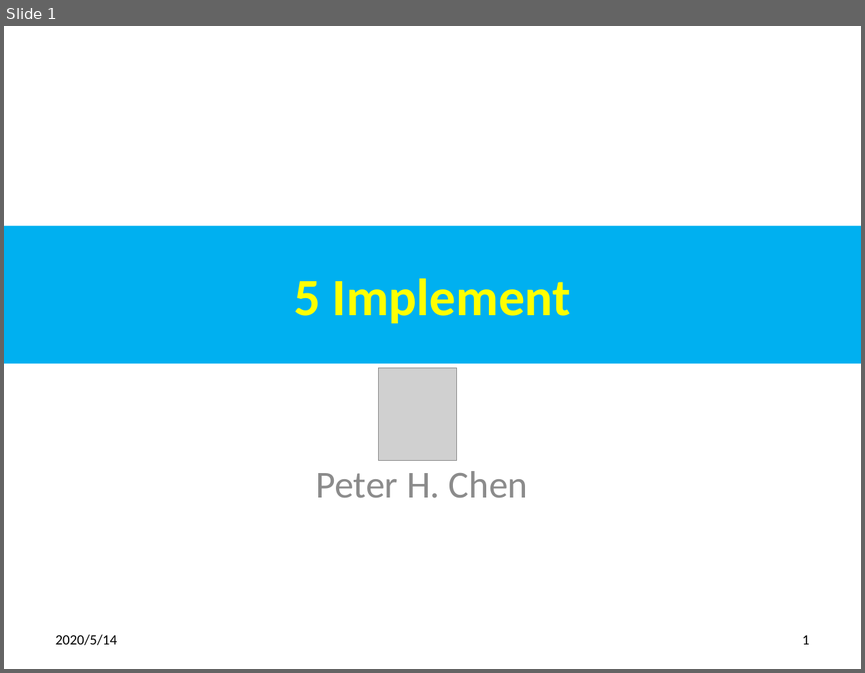
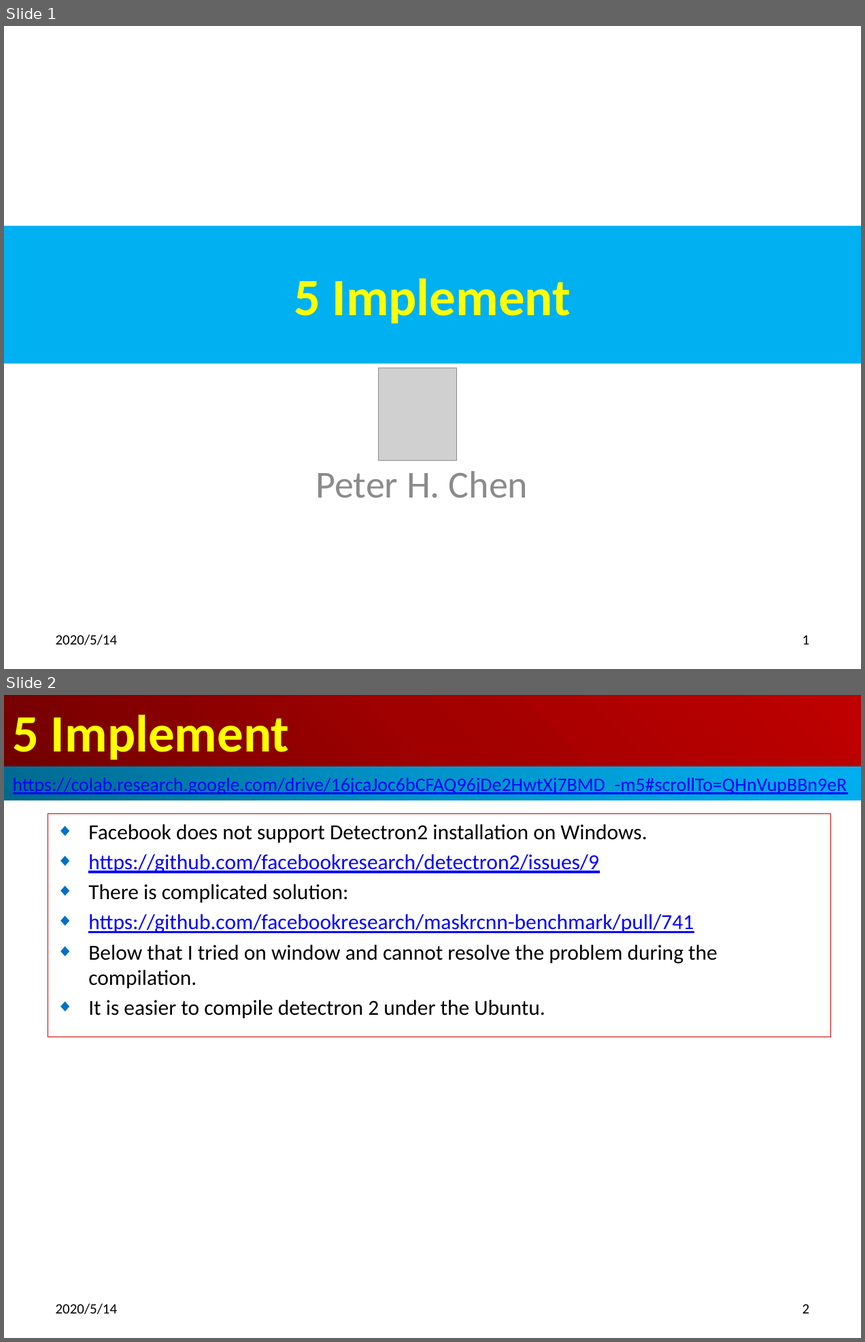
Before and after one commit to peterhchen/1000_PyTorch_FacialRecognition, a slide deck: 05_Implement.pptx. Shown one above the other, each under a label of ours: slide 1 before the commit, slides 1 and 2 after it. The pictures are 865x673 and 865x1342 pixels, drawn with LibreOffice and Linux fonts; fonts in the diff are those of the drawing; grey boxes stand for pictures. Boxes give left, top, right and bottom in pixels: in the first picture for what was removed or moved away, otherwise in the second. Text is boxed around its words. In the diff, an @@ line names an element or a change of style, - is before the commit and + after.

```diff
--- a/05_Implement.pptx
+++ b/05_Implement.pptx
@@ slide 2 added at [4,695,861,1338], background #FFFFFF @@
@@ title added at [4,695,861,767], fill gradient #720000 to #A20000 to #C00000, 44 pt, text #FFFF00, bold @@
+5 Implement
@@ rectangle added at [4,767,861,800], fill gradient #00688E to #0094CA to #00B0F0, 16 pt, text #0000FF, underline @@
+https://colab.research.google.com/drive/16jcaJoc6bCFAQ96jDe2HwtXj7BMD_-m5#scrollTo=QHnVupBBn9eR
@@ subtitle added at [48,814,830,1037], outline #C00000 0.75 pt, 18 pt, text #000000 @@
+◆ Facebook does not support Detectron2 installation on Windows.
+◆ https://github.com/facebookresearch/detectron2/issues/9
+◆ There is complicated solution:
+◆ https://github.com/facebookresearch/maskrcnn-benchmark/pull/741
+◆ Below that I tried on window and cannot resolve the problem during the compilation.
+◆ It is easier to compile detectron 2 under the Ubuntu.
@@ text added at [56,1303,118,1314], 12 pt, text #000000 @@
+2020/5/14
@@ page number added at [802,1304,810,1313], 12 pt, text #000000 @@
+2
```
Also in this commit, not shown: 2 slides changed, 3 other slides added.
